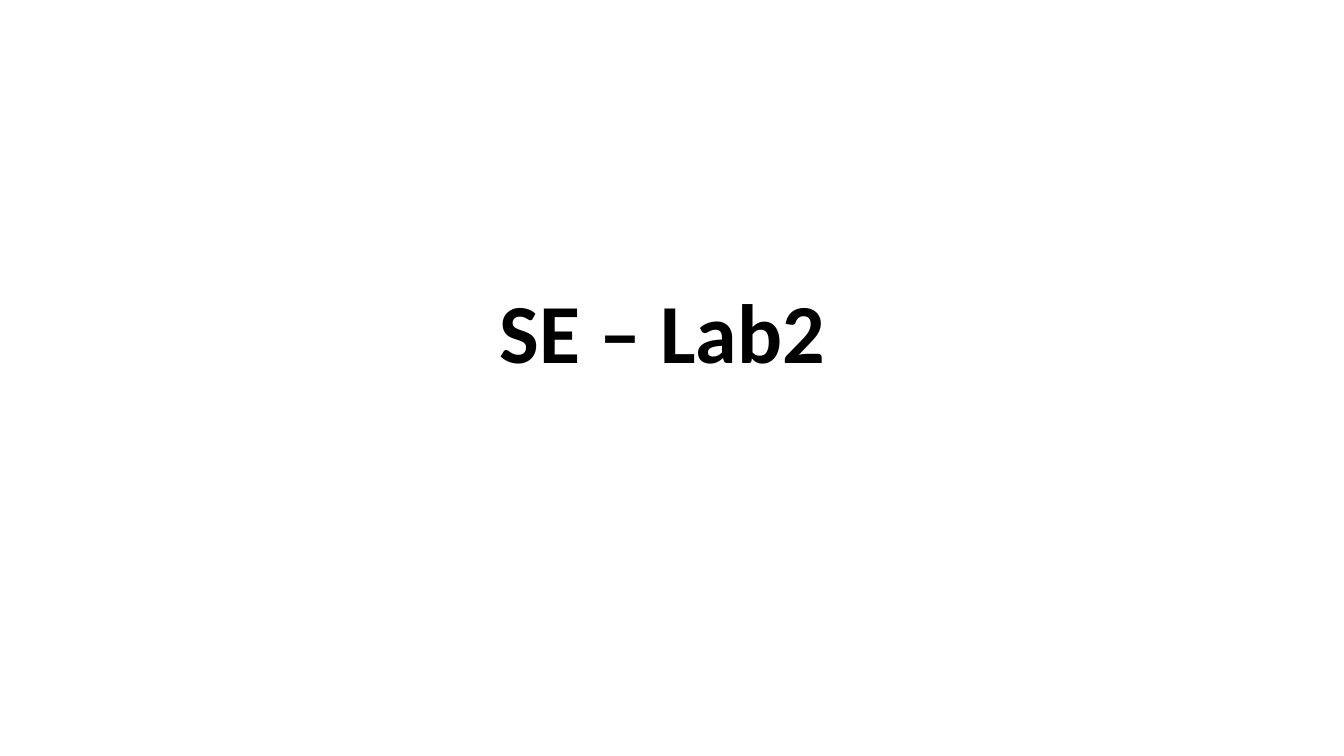
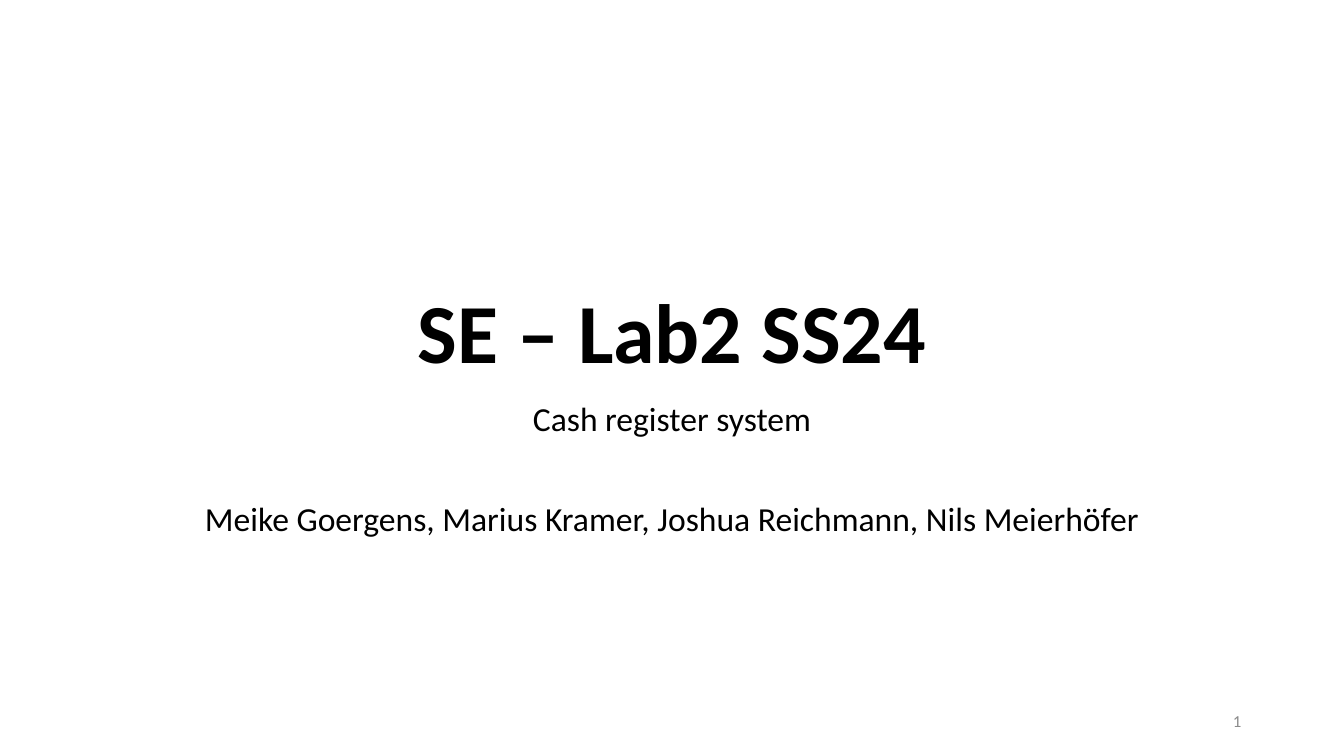
Before and after one commit to sid115/se-lab2, a slide deck: slide 1 of assets/presentation/presentation.pptx. Drawn at 1344x756 pixels with LibreOffice and Linux fonts; fonts in the diff are those of the drawing. Boxes give left, top, right and bottom in pixels: in the first picture for what was removed or moved away, otherwise in the second. Text is boxed around its words. In the diff, an @@ line names an element or a change of style, - is before the commit and + after.

```diff
--- a/assets/presentation/presentation.pptx
+++ b/assets/presentation/presentation.pptx
@@ title at bbox=[418, 304, 925, 364]: text changed @@
-SE – Lab2
+SE – Lab2 SS24
@@ subtitle added at bbox=[205, 407, 1139, 537], 24 pt, text #000000 @@
+Cash register system
+Meike Goergens, Marius Kramer, Joshua Reichmann, Nils Meierhöfer
@@ page number added at bbox=[1233, 716, 1241, 727], 12 pt, text #8C8C8C @@
+1
```
Also in this commit, not shown: 2 other slides changed, 9 slides added, 5 slides removed, 8 other files.
